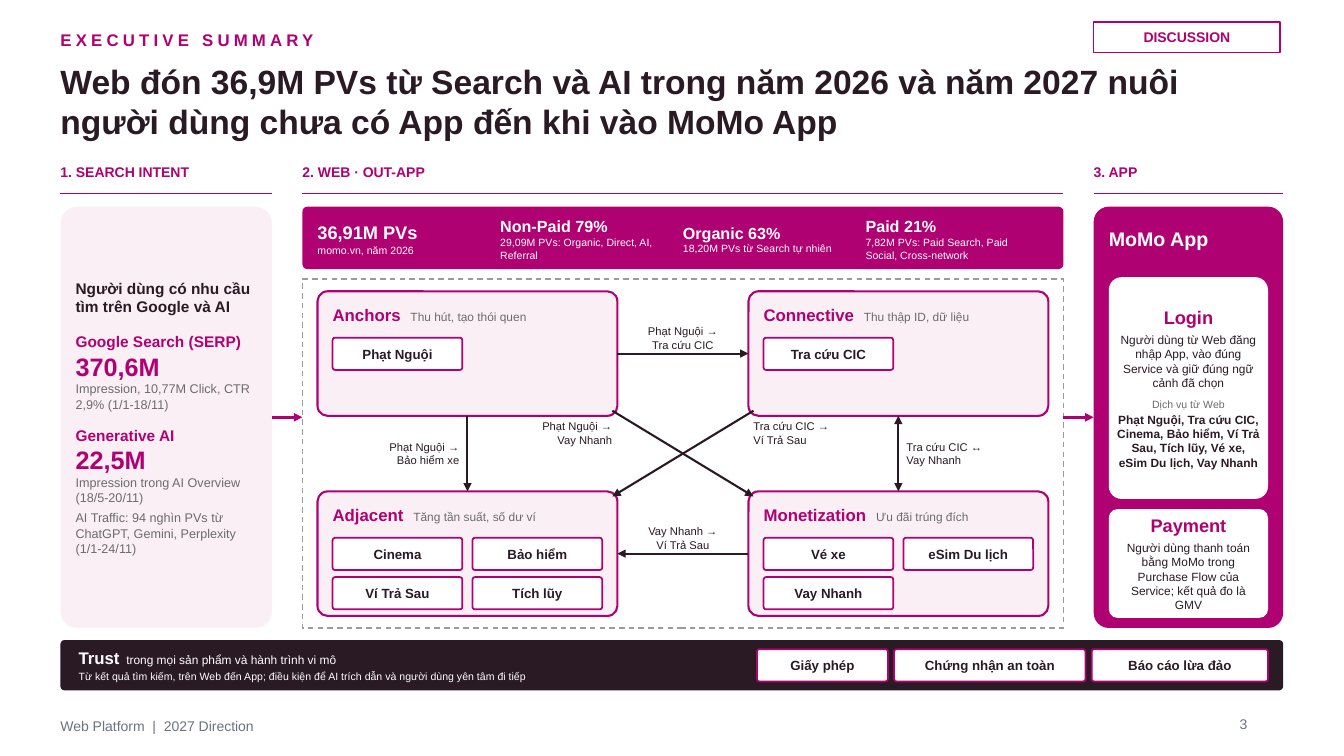
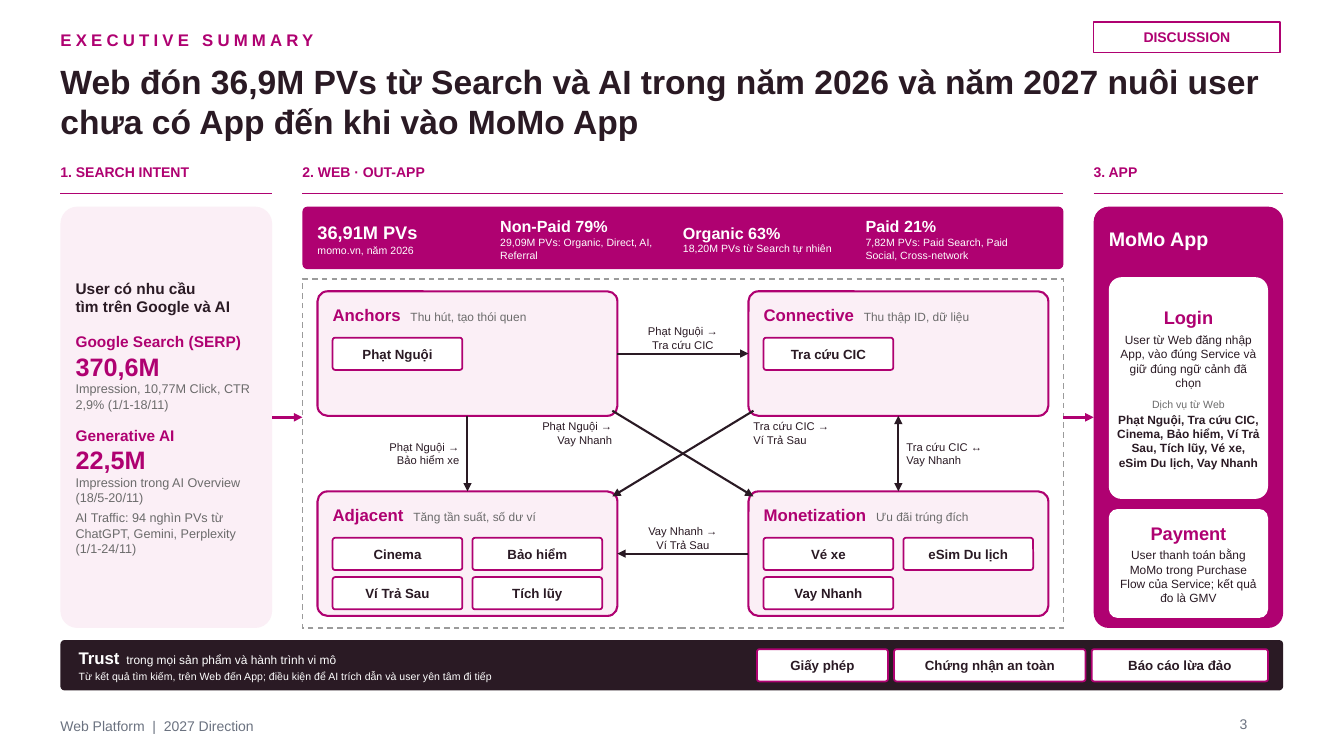
Before and after one commit to stormhoang/hienho-knowledgebase, a slide deck: slide 3 of 07_REPORTS/docs/strategy/2027 Direction - Web Platform (Framework).pptx. Drawn at 1344x756 pixels with LibreOffice and Linux fonts; fonts in the diff are those of the drawing. Boxes give left, top, right and bottom in pixels: in the first picture for what was removed or moved away, otherwise in the second. Text is boxed around its words. In the diff, an @@ line names an element or a change of style, - is before the commit and + after.

```diff
--- a/07_REPORTS/docs/strategy/2027 Direction - Web Platform (Framework).pptx
+++ b/07_REPORTS/docs/strategy/2027 Direction - Web Platform (Framework).pptx
@@ text at <box>60,69,1259,141</box>: text changed @@
-Web đón 36,9M PVs từ Search và AI trong năm 2026 và năm 2027 nuôi người dùng chưa có App đến khi vào MoMo App
+Web đón 36,9M PVs từ Search và AI trong năm 2026 và năm 2027 nuôi user chưa có App đến khi vào MoMo App
@@ text at <box>76,282,196,294</box>: text changed @@
-Người dùng có nhu cầu
+User có nhu cầu
@@ text at <box>1120,335,1257,389</box>: text changed @@
-Người dùng từ Web đăng nhập App, vào đúng Service và giữ đúng ngữ cảnh đã chọn
+User từ Web đăng nhập App, vào đúng Service và giữ đúng ngữ cảnh đã chọn
@@ text at <box>1120,550,1257,602</box>: text changed @@
-Người dùng thanh toán bằng MoMo trong Purchase Flow của Service; kết quả đo là GMV
+User thanh toán bằng MoMo trong Purchase Flow của Service; kết quả đo là GMV
@@ text at <box>79,672,492,682</box>: text changed @@
-Từ kết quả tìm kiếm, trên Web đến App; điều kiện để AI trích dẫn và người dùng yên tâm đi tiếp
+Từ kết quả tìm kiếm, trên Web đến App; điều kiện để AI trích dẫn và user yên tâm đi tiếp
```
Also in this commit, not shown: 11 other slides changed, 2 other files.
